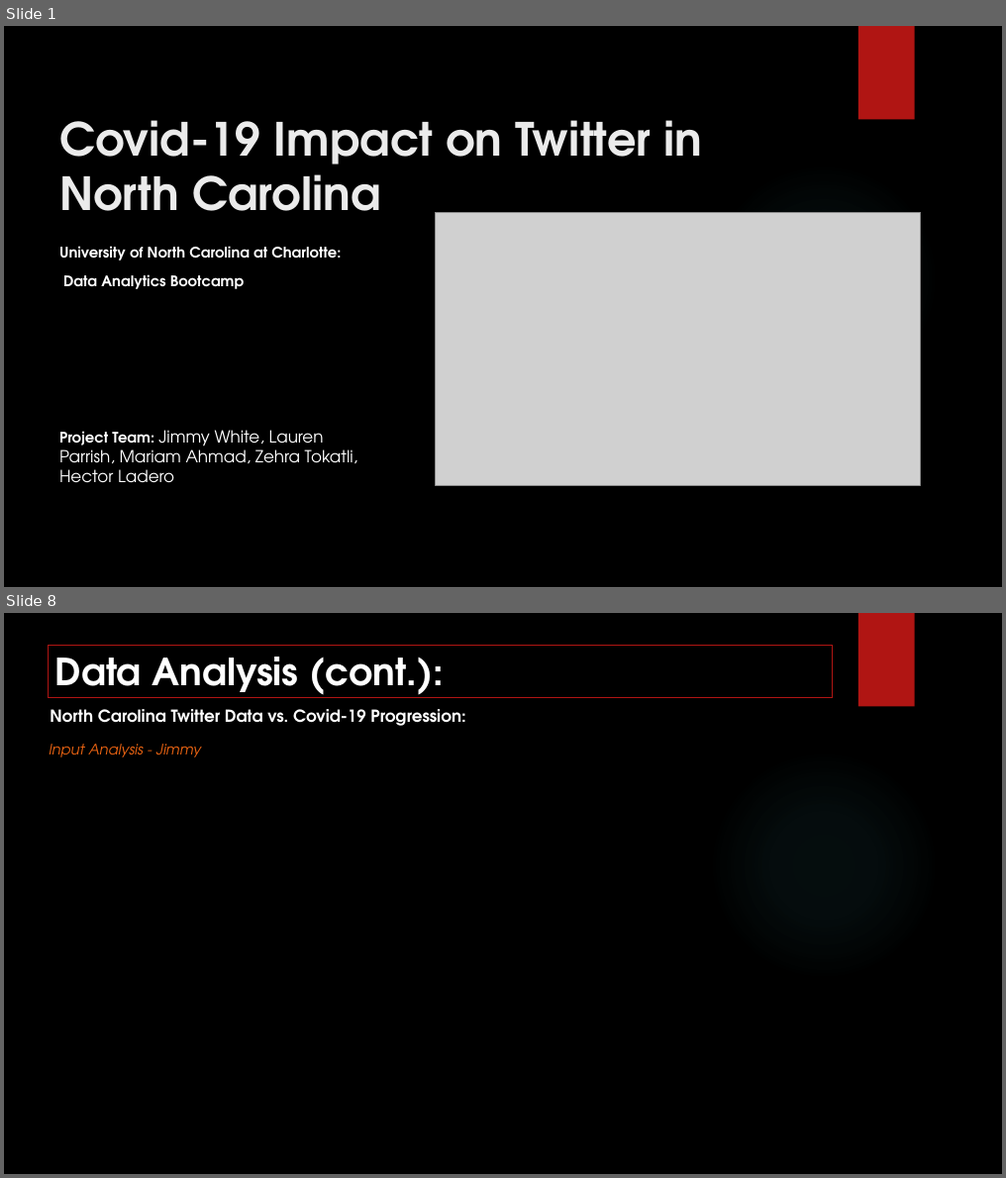
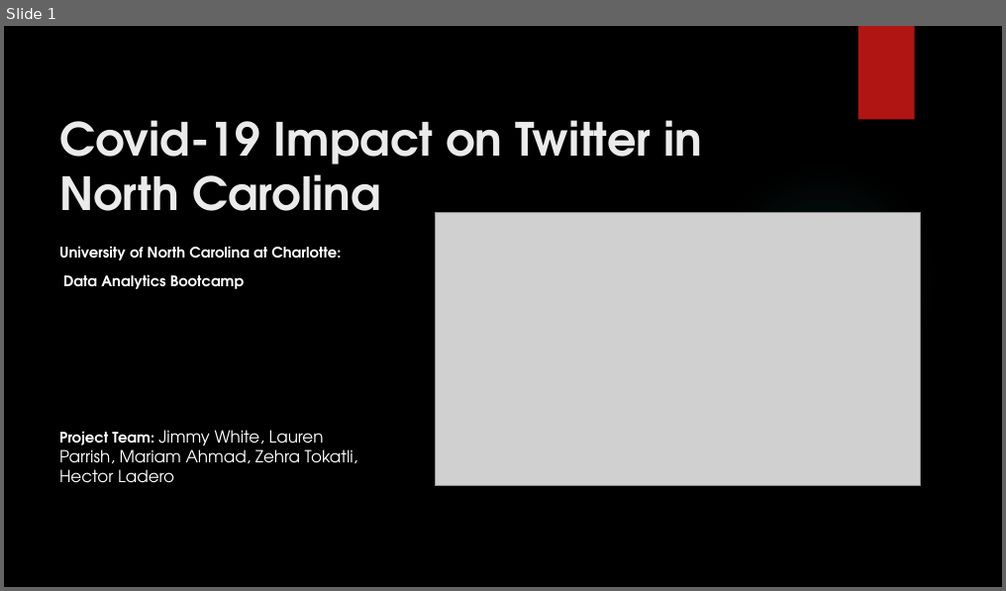
Before and after one commit to znurtokatli/COVID19TweetsDataAnalyzer, a slide deck: Cleaning/Data Analytics ProjectPres_LP_review.pptx. Shown one above the other, each under a label of ours: slides 1 and 8 before the commit, slide 1 after it; the slides between them are not shown. The pictures are 1006x1178 and 1006x591 pixels, drawn with LibreOffice and Linux fonts; fonts in the diff are those of the drawing; grey boxes stand for pictures; background and template pictures are left out. Boxes give left, top, right and bottom in pixels: in the first picture for what was removed or moved away, otherwise in the second. Text is boxed around its words. In the diff, an @@ line names an element or a change of style, - is before the commit and + after.

```diff
--- a/Cleaning/Data Analytics ProjectPres_LP_review.pptx
+++ b/Cleaning/Data Analytics ProjectPres_LP_review.pptx
@@ slide 8 removed at (4,613,1002,1174), background picture (left out); not listed: 2 template elements that a slide beside it also shows @@
@@ rectangle removed at (48,645,833,697) @@
-Data Analysis (cont.):
@@ text removed at (50,709,465,726) @@
-North Carolina Twitter Data vs. Covid-19 Progression:
@@ title removed at (49,744,201,758) @@
-Input Analysis - Jimmy
```
Also in this commit, not shown: 9 slides changed, 2 slides added, 3 other slides removed.
